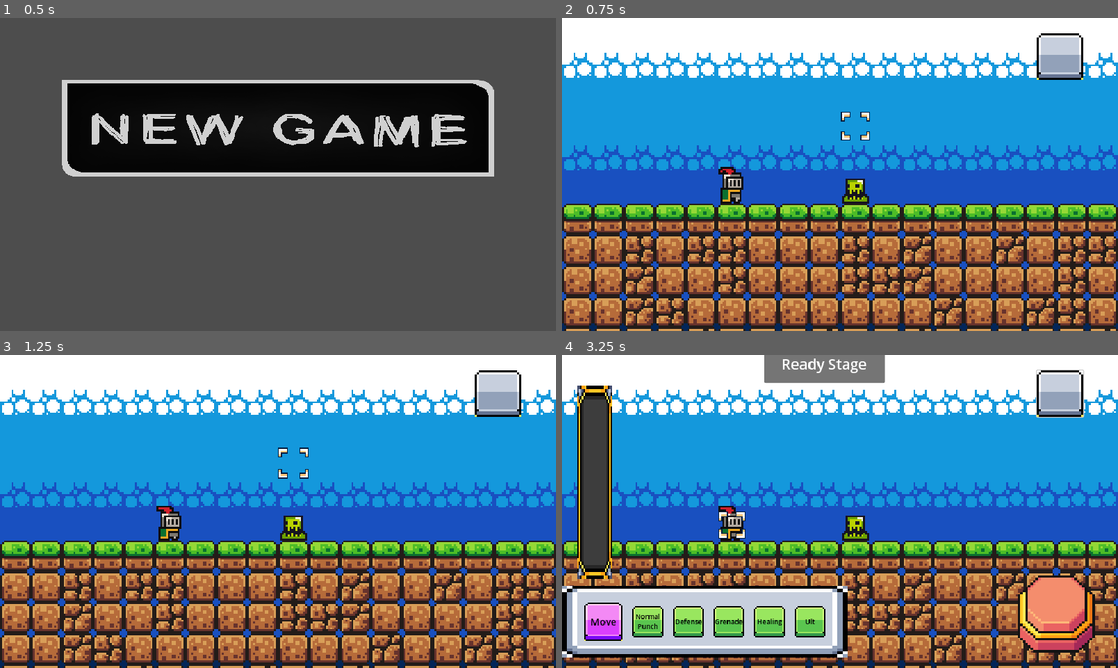
Above: before the commit, frames 1-4 (two rows, left to right).
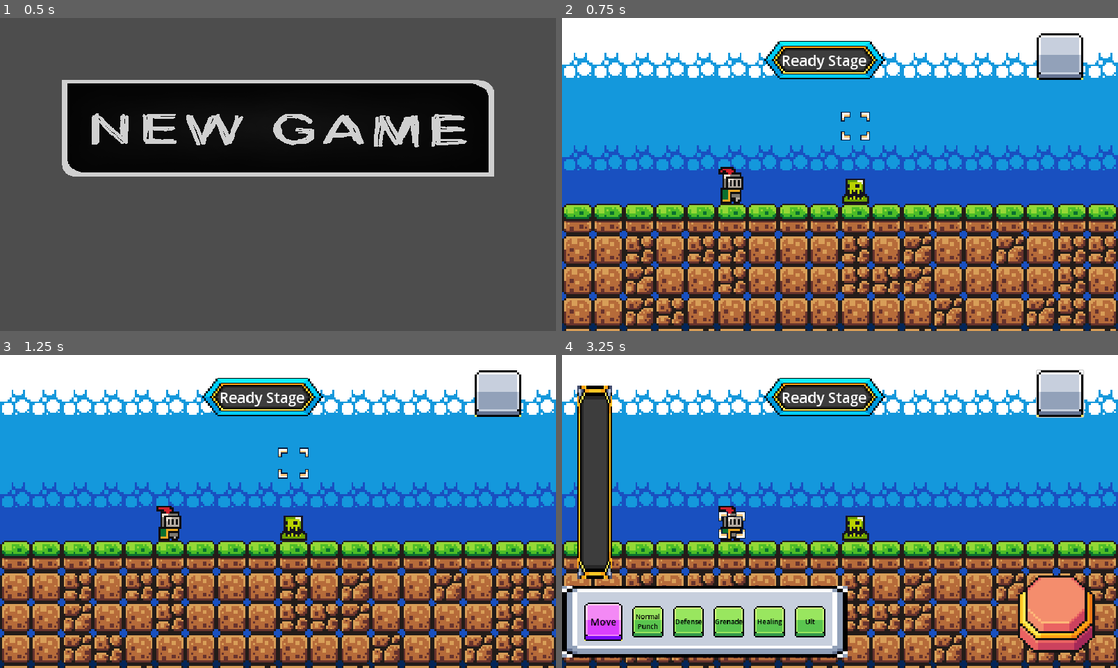
Above: after the commit, the same moments.

Repository: Chenredfish/WorldTrigger
Game: Godot game, scene res://main.tscn
The game is run twice, just before and just after one commit, with the same random seed, the same clock (stepped at 60 frames per second) and the same inputs. The engine's default icon, where the game draws it, is replaced by a stand-in: a white triangle on a blue panel in a dark square.
Inputs (mouse positions are in pixels of both pictures, inside the frame that each line leads up to):
- Up to frame 1 (0.5 s): no input
- Up to frame 2 (0.75 s): click (840, 127) at 0.5 s
- Up to frame 3 (1.25 s): no input
- Up to frame 4 (3.25 s): click (1062, 392) at 1.25 s; move the mouse to (962, 495) at 2.02 s; click (962, 495) at 2.1 s; move the mouse to (728, 527) at 2.77 s; click (728, 527) at 2.85 s

Frame 1 is identical in both runs. In frame 2, 2.2% of the frame differs, in the area x 36-59%, y 7-20%; in frame 3, 2.2%; in frame 4, 3.7%, in the area x 36-59%, y 0-20%.

Commit message:
完善告示牌 可顯示現在狀態及狀態更換動畫

Diff:
--- a/src/UI/action_list.gd
+++ b/src/UI/action_list.gd
@@ -5,6 +5,7 @@
 @onready var show_button_container = $Panel/Actions/ShowButtonContainer
 
 signal remove_action
+signal action_end
 
 var actions_num : int = 0
 var current_actions:Array[ShowButtonContainer]
@@ -42,3 +43,4 @@
 		current_actions[0].queue_free()
 		current_actions.remove_at(0)
 		actions_num -= 1
+	action_end.emit()
--- a/src/UI/ready_fight_form.gd
+++ b/src/UI/ready_fight_form.gd
@@ -23,7 +23,6 @@
 func show_actor_skill():
 	skill_container.show()
 	action_list_visable.show()
-	ready_stage.timing = true
 
 func hide_actor_skill():
 	skill_container.hide()
@@ -68,11 +67,11 @@
 
 func remove_all_action():
 	action_list.remove_all_action()
-
+	ready_stage.change_ready()
 
 func _on_start_button_pressed():
 	start_fight_button_pressed.emit()
-	ready_stage.timing = false
+	ready_stage.change_ready()
 
 
 func _on_action_list_remove_action():
--- a/src/UI/ready_fight_form.tscn
+++ b/src/UI/ready_fight_form.tscn
@@ -1,10 +1,17 @@
-[gd_scene load_steps=12 format=3 uid="uid://cu2teh8cydu2e"]
+[gd_scene load_steps=14 format=3 uid="uid://cu2teh8cydu2e"]
 
 [ext_resource type="Script" path="res://src/UI/ready_fight_form.gd" id="1_lrli3"]
 [ext_resource type="PackedScene" uid="uid://dy36lnamjv3x" path="res://src/UI/action_list.tscn" id="2_2pfrj"]
 [ext_resource type="Texture2D" uid="uid://c1mylnha2cekb" path="res://assets/UI Buttons/Pixel_Button.png" id="2_3c1mp"]
 [ext_resource type="PackedScene" uid="uid://sn3te1ks0kww" path="res://src/UI/skill_menu.tscn" id="4_5k5kl"]
 [ext_resource type="Script" path="res://src/UI/ready_stage.gd" id="5_kwptm"]
+
+[sub_resource type="StyleBoxTexture" id="StyleBoxTexture_q8gkl"]
+texture = ExtResource("2_3c1mp")
+region_rect = Rect2(384, 256, 64, 32)
+
+[sub_resource type="Theme" id="Theme_b5lsi"]
+PanelContainer/styles/panel = SubResource("StyleBoxTexture_q8gkl")
 
 [sub_resource type="StyleBoxTexture" id="StyleBoxTexture_g1ea6"]
 texture = ExtResource("2_3c1mp")
@@ -48,6 +55,7 @@
 offset_top = -80.0
 offset_right = 669.0
 size_flags_vertical = 0
+theme = SubResource("Theme_b5lsi")
 script = ExtResource("5_kwptm")
 
 [node name="Label" type="Label" parent="ReadyStage"]
--- a/src/UI/ready_stage.gd
+++ b/src/UI/ready_stage.gd
@@ -1,29 +1,46 @@
 extends PanelContainer
+
+@onready var label = $Label
 
 var animation_time : float = 0.5
 var y_location : float = -80
 var y_location_start : float = -80
 var y_location_end : float = 40
-var timing : bool = false
+var timing : bool = true
+var show_or_hide : bool = true
 
 func _process(delta : float) -> void:
 	if timing:
-		show_ready(delta)
-	else:
-		hide_ready(delta)
-
+		if show_or_hide:
+			show_ready(delta)
+		else:
+			hide_ready(delta)
 
 func show_ready(time : float):
 	if y_location <= y_location_end :
-		y_location += time*150
+		y_location += time*400
 		self.position.y = y_location
 	else:
 		y_location = y_location_end
 
-
 func hide_ready(time : float):
 	if y_location >= y_location_start :
-		y_location -= time*150
+		y_location -= time*400
 		self.position.y = y_location
 	else:
 		y_location = y_location_start
+
+func change_ready():
+	show_or_hide = false
+	timing = true
+	await get_tree().create_timer(0.4).timeout
+	change_ready_label()
+	show_or_hide = true
+	await get_tree().create_timer(0.4).timeout
+	timing = false
+
+func change_ready_label():
+	if label.text == "Ready Stage":
+		label.text = "Action Stage"
+	else:
+		label.text = "Ready Stage"
